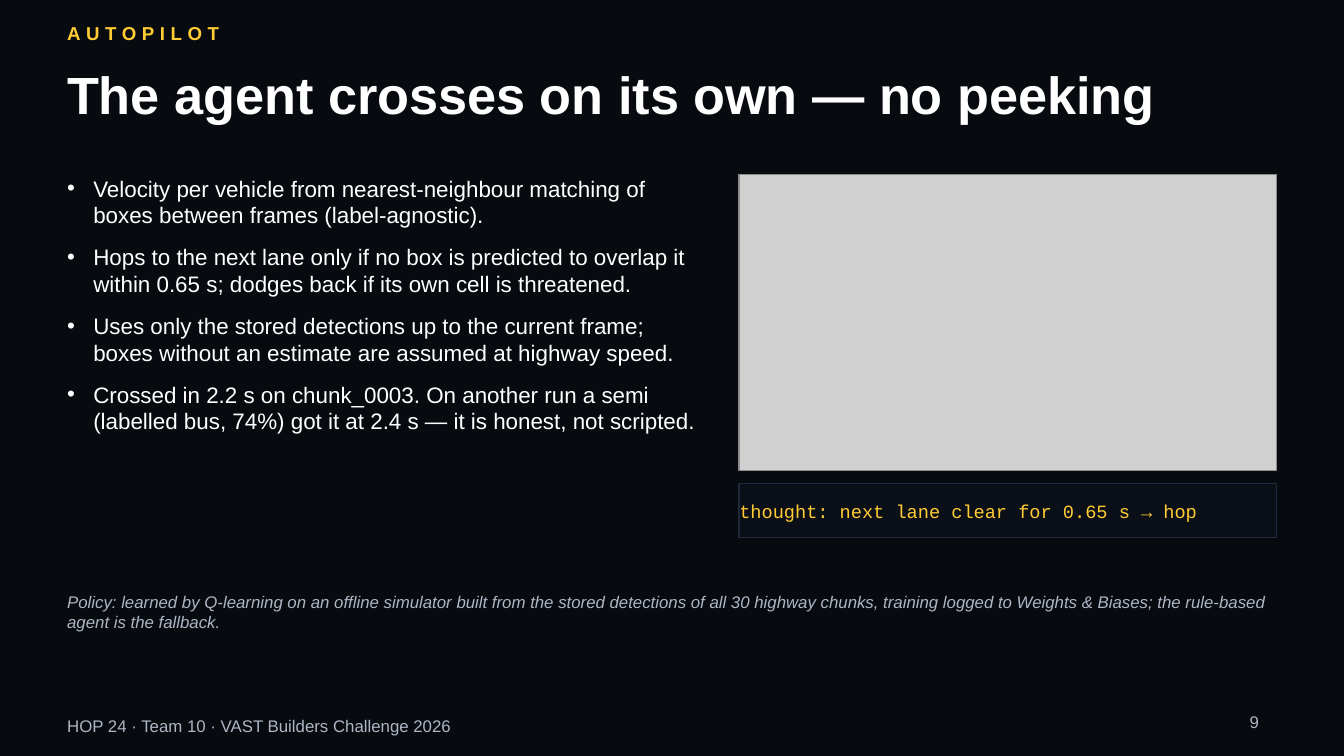
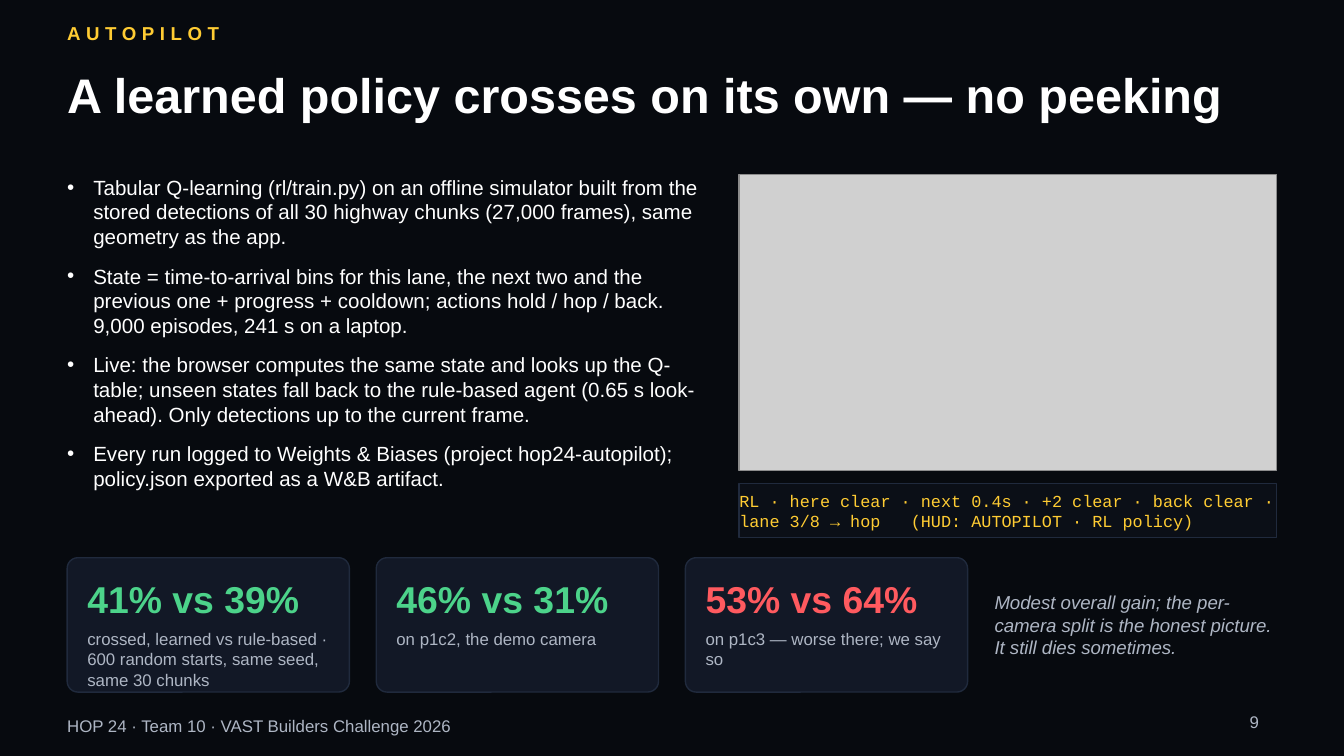
Before and after one commit to vnmoorthy/hop24, a slide deck: slide 9 of docs/Hop24-deck.pptx. Drawn at 1344x756 pixels with LibreOffice and Linux fonts; fonts in the diff are those of the drawing; grey boxes stand for pictures. Boxes give left, top, right and bottom in pixels: in the first picture for what was removed or moved away, otherwise in the second. Text is boxed around its words. In the diff, an @@ line names an element or a change of style, - is before the commit and + after.

```diff
--- a/docs/Hop24-deck.pptx
+++ b/docs/Hop24-deck.pptx
@@ text at bbox=[67, 78, 1221, 123]: text changed; size 28 to 26 pt @@
-The agent crosses on its own — no peeking
+A learned policy crosses on its own — no peeking
@@ text at bbox=[93, 180, 698, 491]: text changed; size 12 to 11 pt @@
-• Velocity per vehicle from nearest-neighbour matching of boxes between frames (label-agnostic).
-• Hops to the next lane only if no box is predicted to overlap it within 0.65 s; dodges back if its own cell is threatened.
-• Uses only the stored detections up to the current frame; boxes without an estimate are assumed at highway speed.
-• Crossed in 2.2 s on chunk_0003. On another run a semi (labelled bus, 74%) got it at 2.4 s — it is honest, not scripted.
+• Tabular Q-learning (rl/train.py) on an offline simulator built from the stored detections of all 30 highway chunks (27,000 frames), same geometry as the app.
+• State = time-to-arrival bins for this lane, the next two and the previous one + progress + cooldown; actions hold / hop / back. 9,000 episodes, 241 s on a laptop.
+• Live: the browser computes the same state and looks up the Q-table; unseen states fall back to the rule-based agent (0.65 s look-ahead). Only detections up to the current frame.
+• Every run logged to Weights & Biases (project hop24-autopilot); policy.json exported as a W&B artifact.
@@ text in rectangle at bbox=[739, 494, 1253, 531]: text changed; size 10 to 9 pt @@
-thought: next lane clear for 0.65 s → hop
+RL · here clear · next 0.4s · +2 clear · back clear · lane 3/8 → hop (HUD: AUTOPILOT · RL policy)
@@ rounded rectangle added at bbox=[67, 558, 349, 692], fill #121826, outline #202A3D 0.75 pt @@
@@ rounded rectangle added at bbox=[376, 558, 659, 692], fill #121826, outline #202A3D 0.75 pt @@
@@ rounded rectangle added at bbox=[685, 558, 968, 692], fill #121826, outline #202A3D 0.75 pt @@
@@ text removed at bbox=[67, 596, 1264, 632] @@
-Policy: learned by Q-learning on an offline simulator built from the stored detections of all 30 highway chunks, training logged to Weights & Biases; the rule-based agent is the fallback.
@@ text added at bbox=[87, 587, 299, 614], 20 pt, text #4CD38A, bold @@
+41% vs 39%
@@ text added at bbox=[396, 587, 608, 614], 20 pt, text #4CD38A, bold @@
+46% vs 31%
@@ text added at bbox=[706, 587, 918, 614], 20 pt, text #FF5A5F, bold @@
+53% vs 64%
@@ text added at bbox=[995, 595, 1272, 654], 10 pt, text #AEB6C4, italic @@
+Modest overall gain; the per-camera split is the honest picture. It still dies sometimes.
@@ text added at bbox=[87, 633, 319, 686], 9 pt, text #AEB6C4 @@
+crossed, learned vs rule-based · 600 random starts, same seed, same 30 chunks
@@ text added at bbox=[396, 633, 596, 649], 9 pt, text #AEB6C4 @@
+on p1c2, the demo camera
@@ text added at bbox=[706, 633, 941, 665], 9 pt, text #AEB6C4 @@
+on p1c3 — worse there; we say so
```
Also in this commit, not shown: 6 other slides changed, 13 other files.
